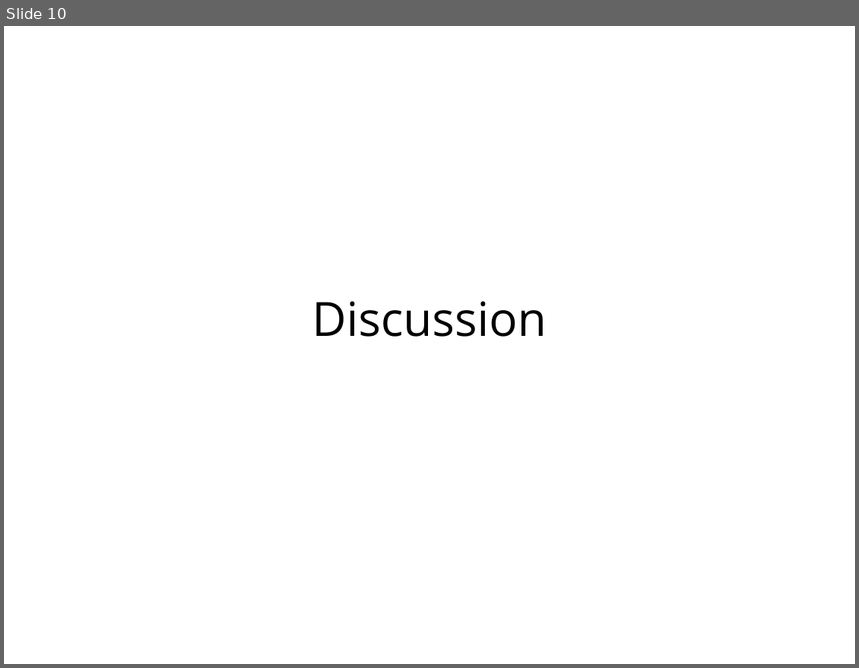
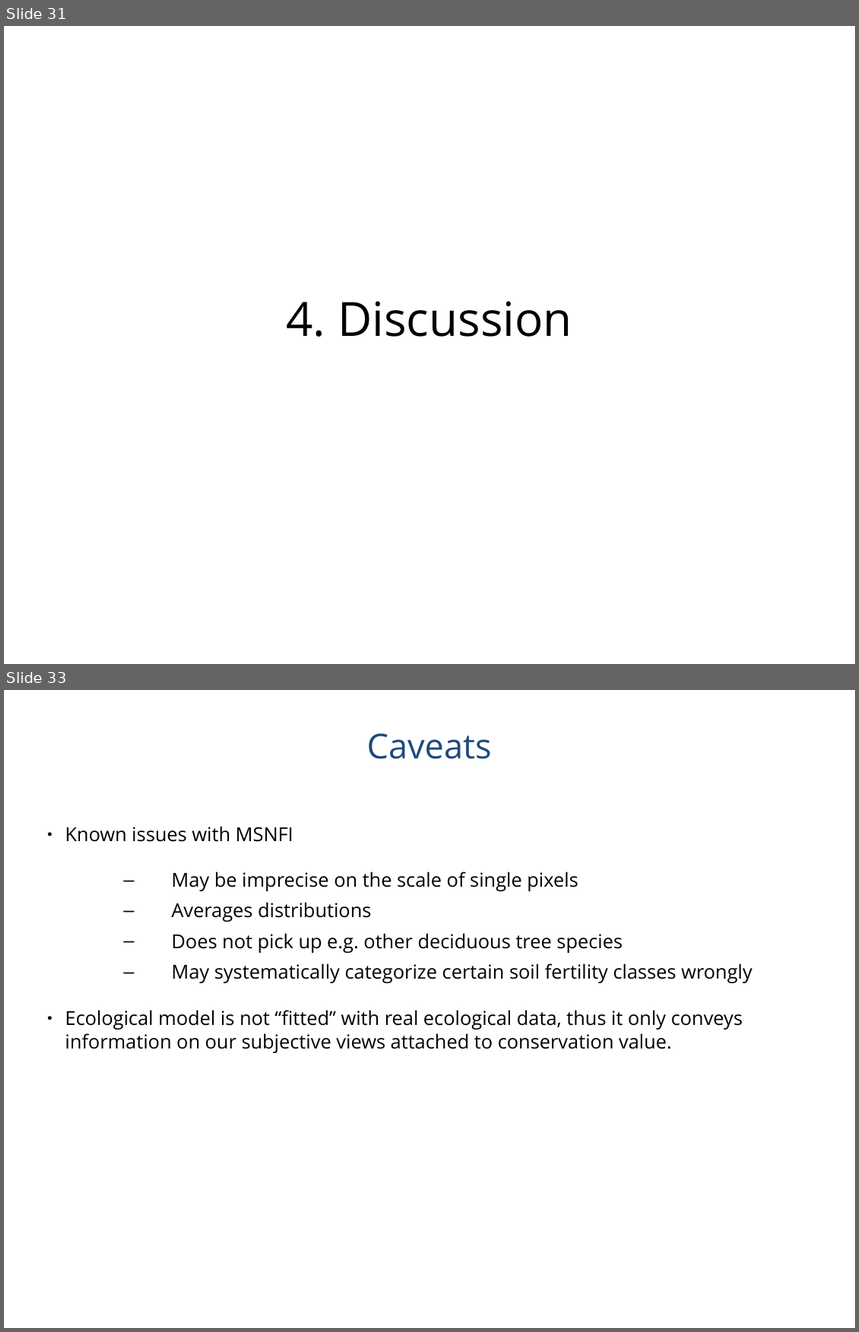
Before and after one commit to jlehtoma/validityms, a slide deck: reports/validity_ms_outline.ppt. Shown one above the other, each under a label of ours: slide 10 before the commit, slides 31 and 33 after it; the slides between them are not shown. The pictures are 859x668 and 859x1332 pixels, drawn with LibreOffice and Linux fonts; fonts in the diff are those of the drawing. Boxes give left, top, right and bottom in pixels: in the first picture for what was removed or moved away, otherwise in the second. Text is boxed around its words. In the diff, an @@ line names an element or a change of style, - is before the commit and + after.

```diff
--- a/reports/validity_ms_outline.ppt
+++ b/reports/validity_ms_outline.ppt
@@ slide 33 added at bbox=[4, 690, 855, 1328], background #FFFFFF @@
@@ title added at bbox=[367, 733, 492, 759], 32 pt, text #1F497D @@
+Caveats
@@ text added at bbox=[65, 826, 753, 1053], 18 pt, text #000000 @@
+● Known issues with MSNFI
+  – May be imprecise on the scale of single pixels
+  – Averages distributions
+  – Does not pick up e.g. other deciduous tree species
+  – May systematically categorize certain soil fertility classes wrongly
+● Ecological model is not “fitted” with real ecological data, thus it only conveys information on our subjective views attached to conservation value.
@@ what was slide 10 is now slide 31 @@
@@ slide 31 changed as well @@
@@ text at bbox=[286, 301, 572, 337]: text changed @@
-Discussion
+4. Discussion
```
Also in this commit, not shown: 3 other slides changed, 32 other slides added, 6 slides removed.
